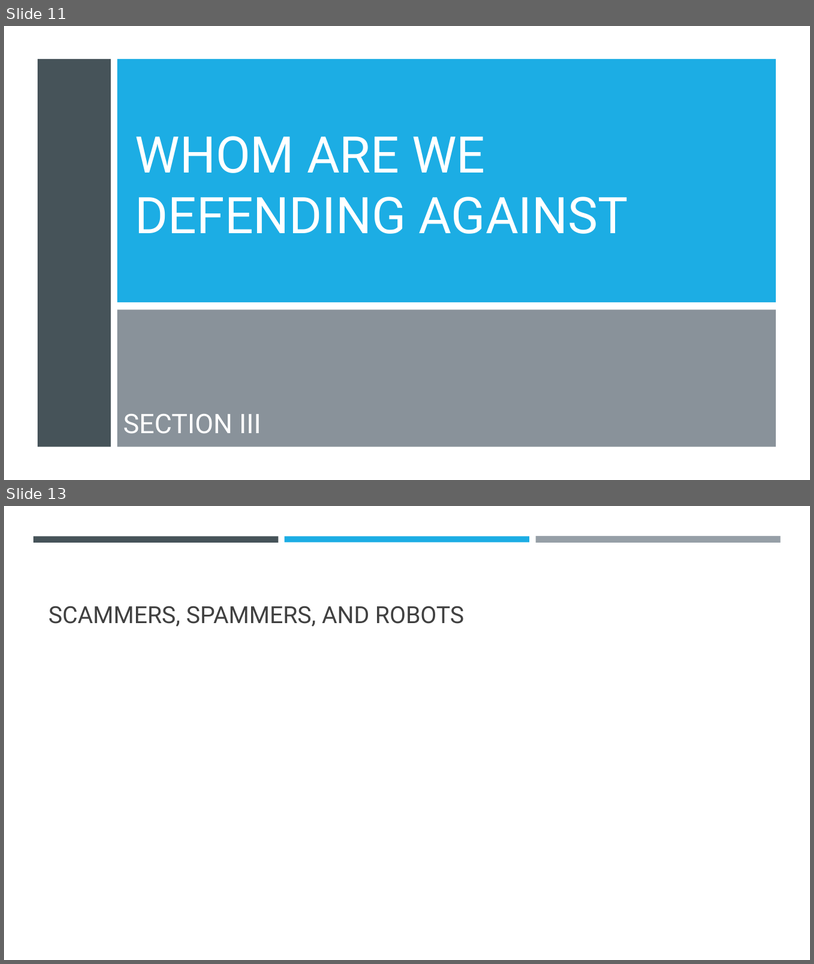
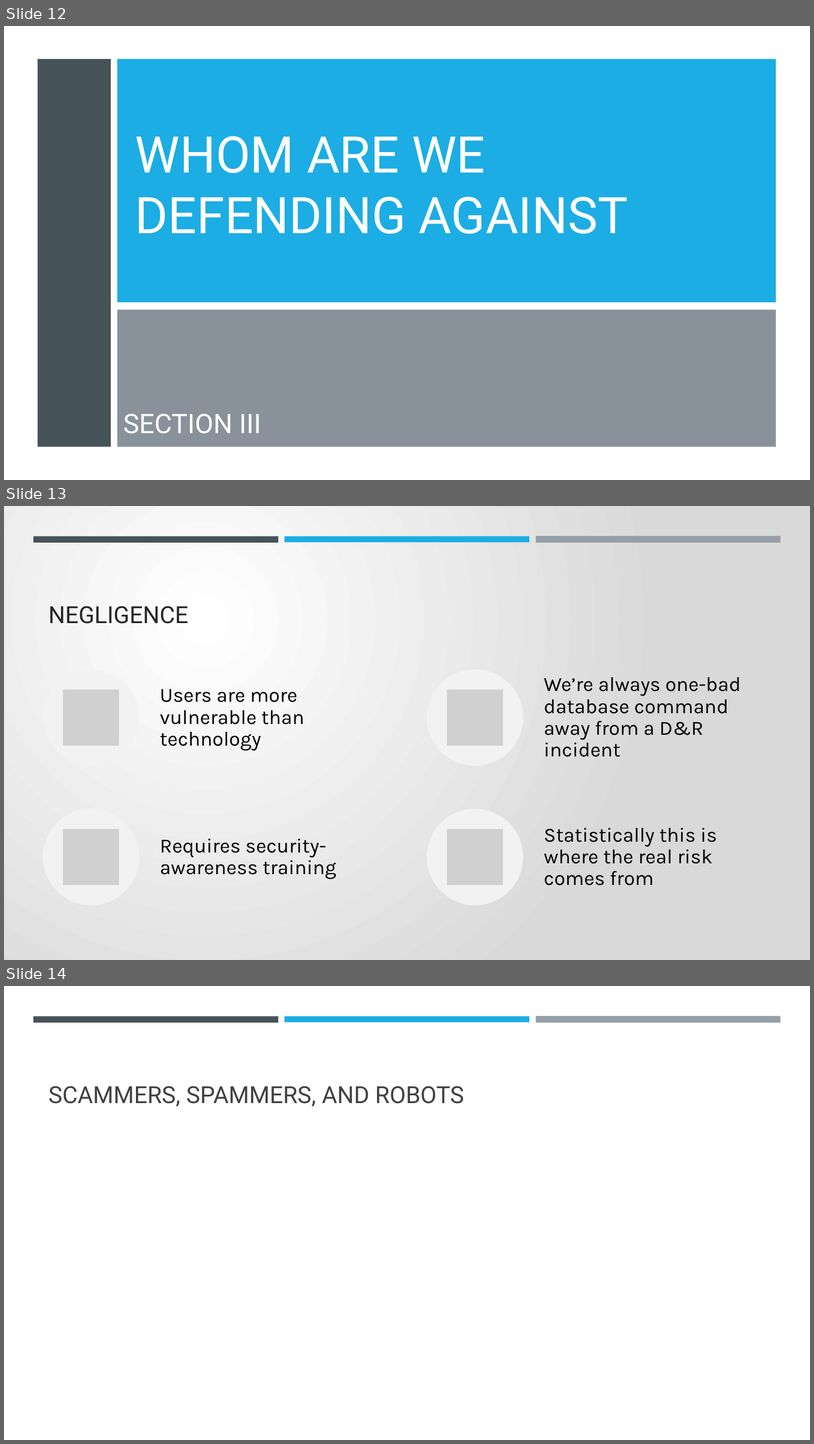
Before and after one commit to dr-natetorious/TIM-8301-Principals_of_CyberSecurity, a slide deck: Week8_OrgNeedsPresentation/BachmeierNTIM8301-8.pptx. Shown one above the other, each under a label of ours: slides 11 and 13 before the commit, slides 12, 13 and 14 after it; the slides between them are not shown. The pictures are 814x964 and 814x1444 pixels, drawn with LibreOffice and Linux fonts; fonts in the diff are those of the drawing; grey boxes stand for pictures. Boxes give left, top, right and bottom in pixels: in the first picture for what was removed or moved away, otherwise in the second. Text is boxed around its words. In the diff, an @@ line names an element or a change of style, - is before the commit and + after.

```diff
--- a/Week8_OrgNeedsPresentation/BachmeierNTIM8301-8.pptx
+++ b/Week8_OrgNeedsPresentation/BachmeierNTIM8301-8.pptx
@@ slide 13 added at (4, 506, 810, 960), background gradient #FFFFFF to #D9D9D9; not listed: 3 template elements that a slide beside it also shows @@
@@ title added at (48, 606, 188, 624), 28 pt, text #262626 @@
+NEGLIGENCE
@@ group added at (43, 669, 741, 905): 4 ellipses, 4 pictures, 4 texts @@
+Users are more vulnerable than technology
+We’re always one-bad database command away from a D&R incident
+Requires security-awareness training
+Statistically this is where the real risk comes from
@@ what was slide 11 is now slide 12 @@
@@ what was slide 13 is now slide 14 @@
```
Also in this commit, not shown: 4 slides changed, 6 other slides added, 6 slides removed, 1 other file.
